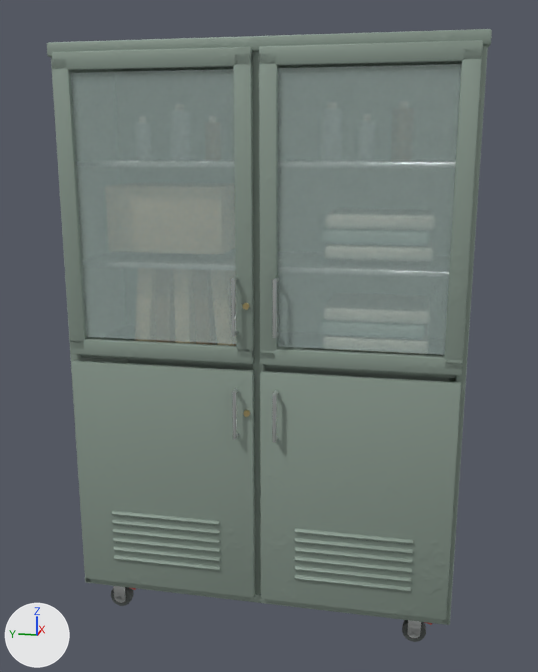
Two versions of the FBX model Prototype/Assets/CTCC/Art/Meshes/CTCC_PROP_MedicalCabinet.fbx, one commit apart.
Camera for both pictures: a camera (50 mm lens) standing at (-2.6, -0.51, 1.72) and looking at (-0.02, 0.01, 1.07). The axes (+X, +Y, +Z) are drawn at lower left. The lights are the same throughout. The picture after the commit comes second. Objects named as collision shapes, trigger or cutter boxes, shadow casters or lower levels of detail are left out. Vertices at exactly the same position are counted once.

In view in the first picture: 'CTCC_PROP_MedicalCabinet_LOD0'.
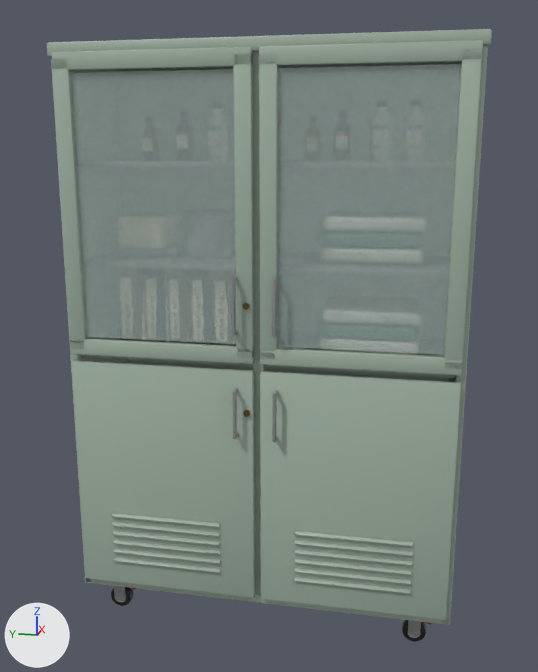
Edits to the bpy script that builds the scene:
```text
Add img_loc03_medcabinetb_color_png:
    img_loc03_medcabinetb_color_png = load_image('LOC03_MedCabinetB_Color.png', '../Textures/LOC03_MedCabinetB_Color.png', 2048, 2048, 'sRGB')
Add img_loc03_medcabinet_normal_png:
    img_loc03_medcabinet_normal_png = load_image('LOC03_MedCabinet_Normal.png', '../Textures/LOC03_MedCabinet_Normal.png', 2048, 2048, 'Non-Color')
Add mat_loc03_medcabinetb:
    mat_loc03_medcabinetb = bpy.data.materials.new('LOC03_MedCabinetB')
    # uses the picture img_loc03_medcabinet_normal_png
    # uses the picture img_loc03_medcabinetb_color_png
Change me_cone:
    used by ob_ctcc_prop_medicalcabinet_lod0; location = (0.0, 0.0, 0.0)
    remove me_cone.from_pydata(...)  # 5016 vertices, 4474 faces; spans x -0.3..0.25, y -0.69..0.69, z 0.0..2.06
    remove me_cone.materials.append(mat_redpaint)  # red #c56159
    remove me_cone.materials.append(mat_cottonold)  # light grey #c4c4b5
    remove me_cone.materials.append(mat_textileold)  # grey #8ea299
    remove me_cone.materials.append(mat_kraftpaper)  # beige #bfad8e
    remove me_cone.materials.append(mat_wooddoor)
    remove me_cone.materials.append(mat_wood)
    remove me_cone.materials.append(mat_plasticivory)  # light grey #dfdbcb
    remove me_cone.materials.append(mat_salinefluid)  # white #e1ecef
    add me_cone.from_pydata(...)  # 5958 vertices, 6260 faces; spans x -0.3..0.25, y -0.69..0.69, z 0.0..2.06
    me_cone part 1: the loose piece of 56 vertices spanning x -0.11..0.17, y 0.41..0.49, z 1.03..1.33 is multiplied about its middle by the matrix ((0.01, 0.0, 0.0), (0.0, 0.999, 0.125), (0.0, -0.118, 0.832)), then moved by (-0.14, -0.2, -0.01), in mat_loc03_medcabinetb
    me_cone part 2: 129 vertices moved from x -0.11..0.19, y -0.56..0.47, z 1.04..1.86 to x -0.11..0.18, y -0.53..0.47, z 1.03..1.86; 798 vertices removed from x -0.11..0.19, y -0.56..0.51, z 1.03..1.88; 1228 vertices added at x -0.11..0.18, y -0.53..0.48, z 1.03..1.87
    me_cone part 3: 117 vertices moved within x -0.28..0.19, y -0.59..0.59, z 0.02..0.44; 813 vertices removed from x -0.28..0.2, y -0.6..0.6, z 0.01..0.45; 637 vertices added at x -0.28..0.2, y -0.59..0.59, z 0.02..0.44
    me_cone part 4: 468 faces spanning x -0.3..0.22, y -0.65..0.65, z 0.02..1.69 switch from mat_steel to mat_loc03_medcabinetb
    me_cone part 5: 216 faces spanning x -0.19..0.19, y -0.6..0.6, z 0.0..0.08 switch from mat_rubber (dark grey #505552) to mat_loc03_medcabinetb
    me_cone part 6: 918 faces spanning x -0.27..0.25, y -0.69..0.69, z 0.12..2.06 switch from mat_cabinetold to mat_loc03_medcabinetb
    other edits to the shape of me_cone do not show in these pictures
    remove me_cone.materials.append(mat_black)  # dark grey #454b4b
    remove me_cone.materials.append(mat_brass)
```

Changed parts and their boxes [x1, y1, x2, y2] in the pictures (538 x 672 px; the box of a moved part takes in the faces that stretch with it):
part 1 of me_cone, moved or reshaped (not visible afterwards)
    before: [135, 339, 155, 342]
part 2 of me_cone, moved or reshaped (mostly hidden)
    before: [155, 340, 424, 355]
    after: [142, 340, 417, 355]
part 3 of me_cone, moved or reshaped
    before: [111, 511, 426, 641]
    after: [111, 513, 425, 638]
part 4 of me_cone, recoloured
    both: [231, 276, 279, 443]
part 5 of me_cone, recoloured
    both: [111, 587, 426, 642]
part 6 of me_cone, recoloured
    both: [47, 29, 492, 625]
